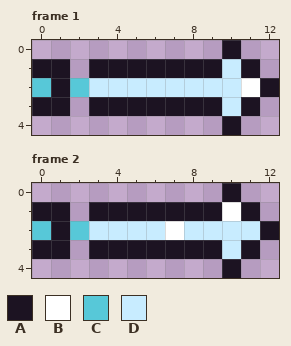
A pixel-art file gets an edit: src/art/sprites/arrow.aseprite. Above is the file before it was changed.
13x5 pixels, 2 frames. Colours within 5 levels of each other are drawn and written as one. Shown: frame 1, frame 2.
Palette (. is transparent): A #1c1322  B #ffffff  C #57c8d8  D #c8ecff
Pixels before, frame 1, first column x 0:
0 ..........A..
1 AA.AAAAAAADA.
2 CACDDDDDDDDBA
3 AA.AAAAAAADA.
4 ..........A..
Pixels before, frame 2, first column x 0:
0 ..........A..
1 AA.AAAAAAABA.
2 CACDDDDBDDDDA
3 AA.AAAAAAADA.
4 ..........A..
Once edited:
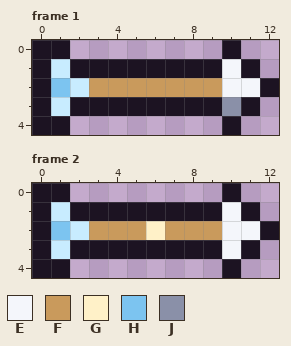
Colours new in this view: E #f4f6fb  F #c99a5c  G #fff1c8  H #7cc4f0  J #8a90a8
Changes in this commit:
Frame 1:
The author put colour A in row 0 at x 0 to 1; in row 1 at x 2; in row 3 at x 2; in row 4 at x 0 to 1.
Colour C becomes colour A in row 2 at x 0.
Colour A becomes colour D in row 1 at x 1; in row 3 at x 1.
Colour C becomes colour D in row 2 at x 2.
Colour B becomes colour E in row 2 at x 11.
Colour D becomes colour E in rows 1 to 2 at x 10.
Colour D becomes colour F in row 2 at x 3 to 9.
Colour A becomes colour H in row 2 at x 1.
Colour D becomes colour J in row 3 at x 10.
Frame 2:
The author put colour A in row 0 at x 0 to 1; in row 1 at x 2; in row 3 at x 2; in row 4 at x 0 to 1.
Colour C becomes colour A in row 2 at x 0.
Colour A becomes colour D in row 1 at x 1; in row 3 at x 1.
Colour C becomes colour D in row 2 at x 2.
Colour B becomes colour E in row 1 at x 10.
Colour D becomes colour E in row 2 at x 10 to 11; in row 3 at x 10.
Colour B becomes colour F in row 2 at x 7.
Colour D becomes colour F in row 2 at x 3 to 5 and 8 to 9.
Colour D becomes colour G in row 2 at x 6.
Colour A becomes colour H in row 2 at x 1.
Where, in picture pixels (left, top, right, bottom), the same in both pictures:
changed: (32, 40, 260, 135)
changed: (32, 183, 260, 278)
